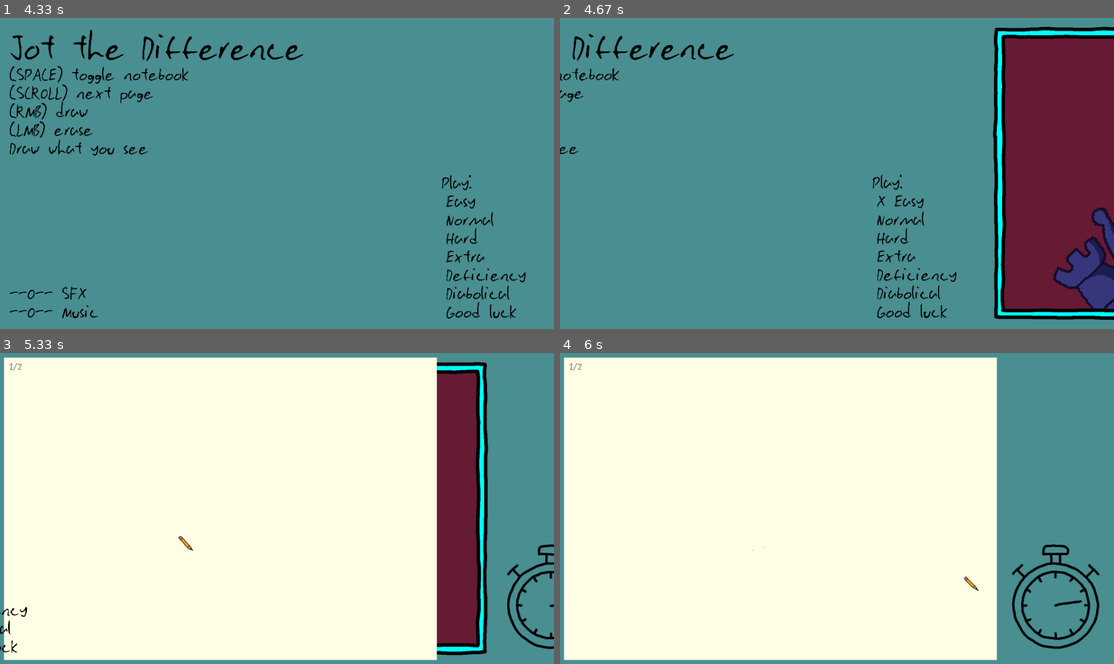
Above: before the commit, frames 1-4 (two rows, left to right).
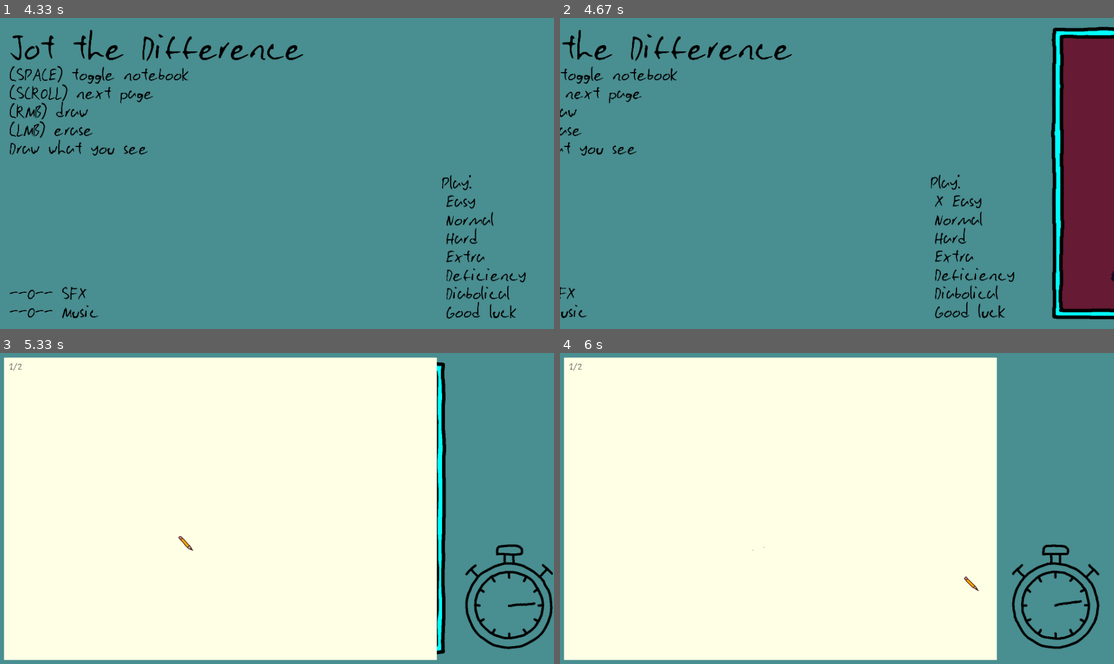
Above: after the commit, the same moments.

Repository: DanteGraet/paperAndPencil-garbageJam8
Game: LÖVE game, started from main.lua
Two runs of this game, one before a commit and one after it. Both use one fixed random seed, a clock stepped at 60 frames per second and the inputs below.
Inputs (mouse positions are in pixels of both pictures, inside the frame that each line leads up to):
- Up to frame 1 (4.33 s): tap Space at 0.33 s; click (105, 248) at 0.72 s; click (260, 157) at 1.05 s; click (188, 70) at 1.38 s; click (177, 73) at 1.72 s; click (121, 207) at 2.05 s; click (155, 114) at 2.38 s; click (132, 269) at 2.72 s; press the mouse at (66, 307) at 3.03 s; move the mouse to (116, 248) at 3.13 s; release the mouse at (160, 185) at 3.27 s; press the mouse at (476, 198) at 3.37 s; move the mouse to (288, 142) at 3.47 s; release the mouse at (105, 86) at 3.6 s; press the mouse at (66, 307) at 3.7 s; move the mouse to (83, 217) at 3.8 s; release the mouse at (94, 129) at 3.93 s; press the mouse at (66, 307) at 4.03 s; move the mouse to (254, 285) at 4.13 s; release the mouse at (443, 260) at 4.27 s
- Up to frame 2 (4.67 s): click "Easy" at 4.38 s
- Up to frame 3 (5.33 s): tap Space at 4.67 s; click (193, 548) at 5.05 s
- Up to frame 4 (6 s): click (764, 545) at 5.42 s; click (975, 589) at 5.92 s

Frame 1 is identical in both runs. In frame 2, 17% of the frame differs, in the area x 0-100%, y 2-98%; in frame 3, 10%; in frame 4, nothing differs.

Commit message:
added sine

Diff:
--- a/code/gamestate/test.lua
+++ b/code/gamestate/test.lua
@@ -89,7 +89,7 @@
     notebook:draw()
 
     if gallery.visualPhoto < 1 and phase == "drawing" then
-        love.graphics.draw(lastFrameCanvas, -gallery.visualPhoto * 1920, 0)
+        love.graphics.draw(lastFrameCanvas, -gallery.visualPhotoSine * 1920, 0)
     end
 end
 
--- a/globalObject/gallery.lua
+++ b/globalObject/gallery.lua
@@ -40,6 +40,7 @@
 
     obj.currentPhoto = 1
     obj.visualPhoto = 0
+    obj.visualPhotoSine = 0
 
     obj.timeScale = timeScale or 1
 
@@ -110,16 +111,19 @@
     if self.visualPhoto < self.currentPhoto then
         self.visualPhoto = math.min(self.visualPhoto + dt, self.currentPhoto)
 
+        self.visualPhotoSine = math.floor(self.visualPhoto) + tweens.sineInOut(self.visualPhoto % 1)
+
         for i = 1, #self.pictures do
             local photo = self.pictures[i]
-            photo.x = 65 - (self.visualPhoto-i)*1920
+            photo.x = 65 - (self.visualPhotoSine-i)*1920
         end
     end
+
 
     -- edge case haha
     if self.visualPhoto < 1 and phase == "spotting" then
         local photo = self.pictures[#self.pictures]
-        photo.x = 65 - (self.visualPhoto)*1920
+        photo.x = 65 - (self.visualPhotoSine)*1920
     end
 end
 
--- a/globalObject/notebook.lua
+++ b/globalObject/notebook.lua
@@ -88,7 +88,7 @@
     self.currentPage = self.currentPage + sign(y)
 
     if self.currentPage > #self.pages then
-        self.currentPage = 1
+        self.currentPage = 0
     elseif self.currentPage < 1 then
         self.currentPage = #self.pages
     end
